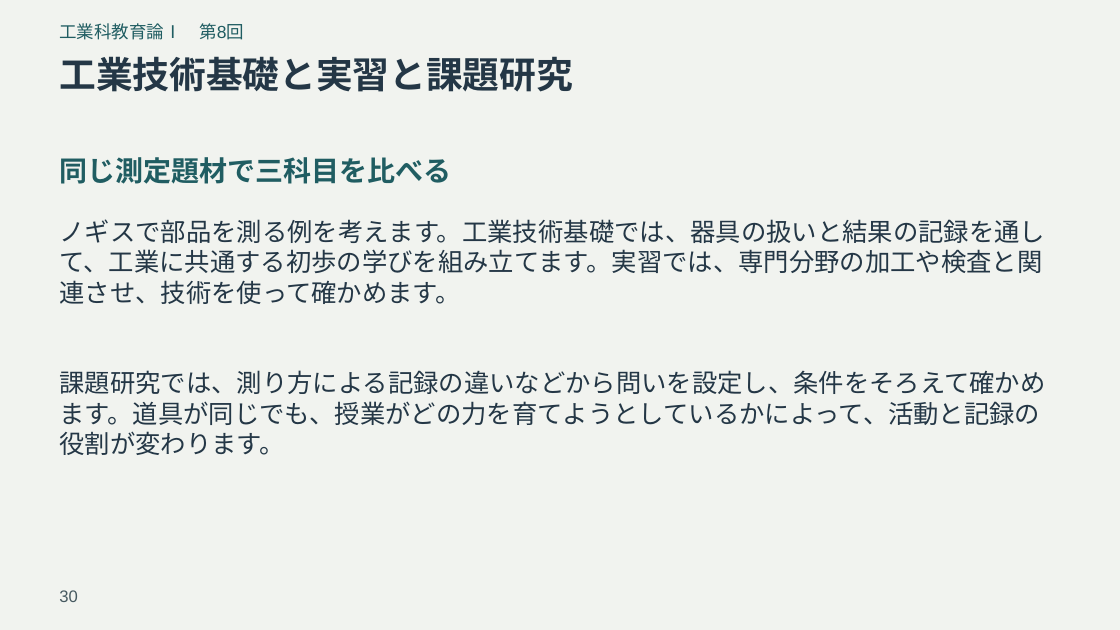
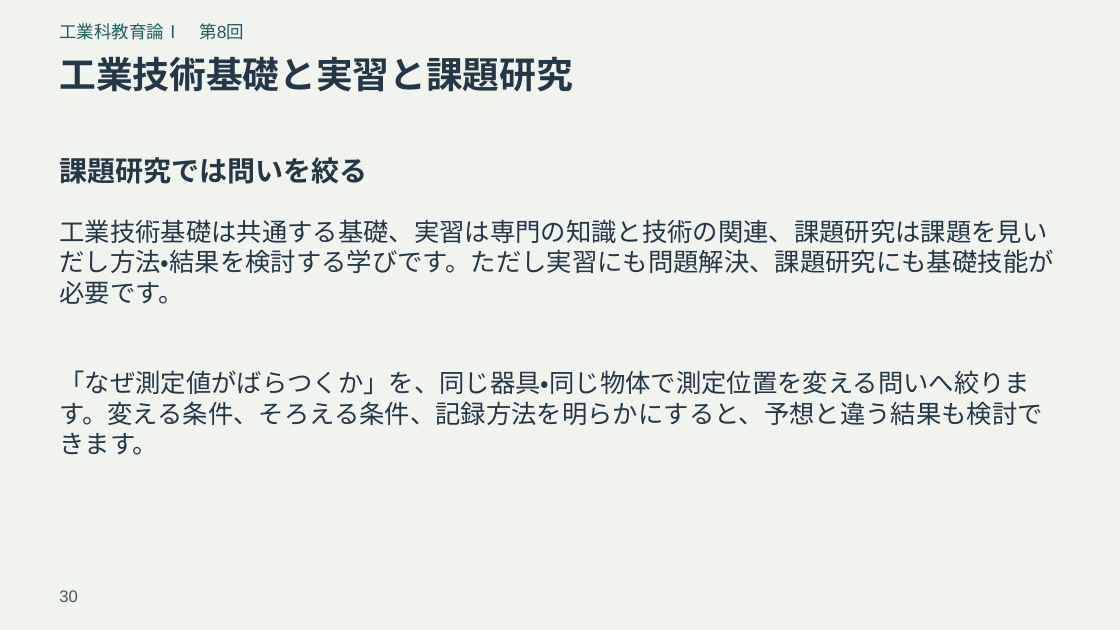
Before and after one commit to zooc-14calbp/industrial-education-i, a slide deck: slide 30 of reorganized/20261105/expanded/slides.pptx. Drawn at 1120x630 pixels with LibreOffice and Linux fonts; fonts in the diff are those of the drawing. Boxes give left, top, right and bottom in pixels: in the first picture for what was removed or moved away, otherwise in the second. Text is boxed around its words. In the diff, an @@ line names an element or a change of style, - is before the commit and + after.

```diff
--- a/reorganized/20261105/expanded/slides.pptx
+++ b/reorganized/20261105/expanded/slides.pptx
@@ text at <box>59,157,367,184</box>: text changed; text colour #205D62 to #243746 @@
-同じ測定題材で三科目を比べる
+課題研究では問いを絞る
@@ text at <box>59,219,1053,304</box>: text changed @@
-ノギスで部品を測る例を考えます。工業技術基礎では、器具の扱いと結果の記録を通して、工業に共通する初歩の学びを組み立てます。実習では、専門分野の加工や検査と関連させ、技術を使って確かめます。
+工業技術基礎は共通する基礎、実習は専門の知識と技術の関連、課題研究は課題を見いだし方法・結果を検討する学びです。ただし実習にも問題解決、課題研究にも基礎技能が必要です。
@@ text at <box>59,370,1042,455</box>: text changed @@
-課題研究では、測り方による記録の違いなどから問いを設定し、条件をそろえて確かめます。道具が同じでも、授業がどの力を育てようとしているかによって、活動と記録の役割が変わります。
+「なぜ測定値がばらつくか」を、同じ器具・同じ物体で測定位置を変える問いへ絞ります。変える条件、そろえる条件、記録方法を明らかにすると、予想と違う結果も検討できます。
```
Also in this commit, not shown: 47 other slides changed, 10 other files.
